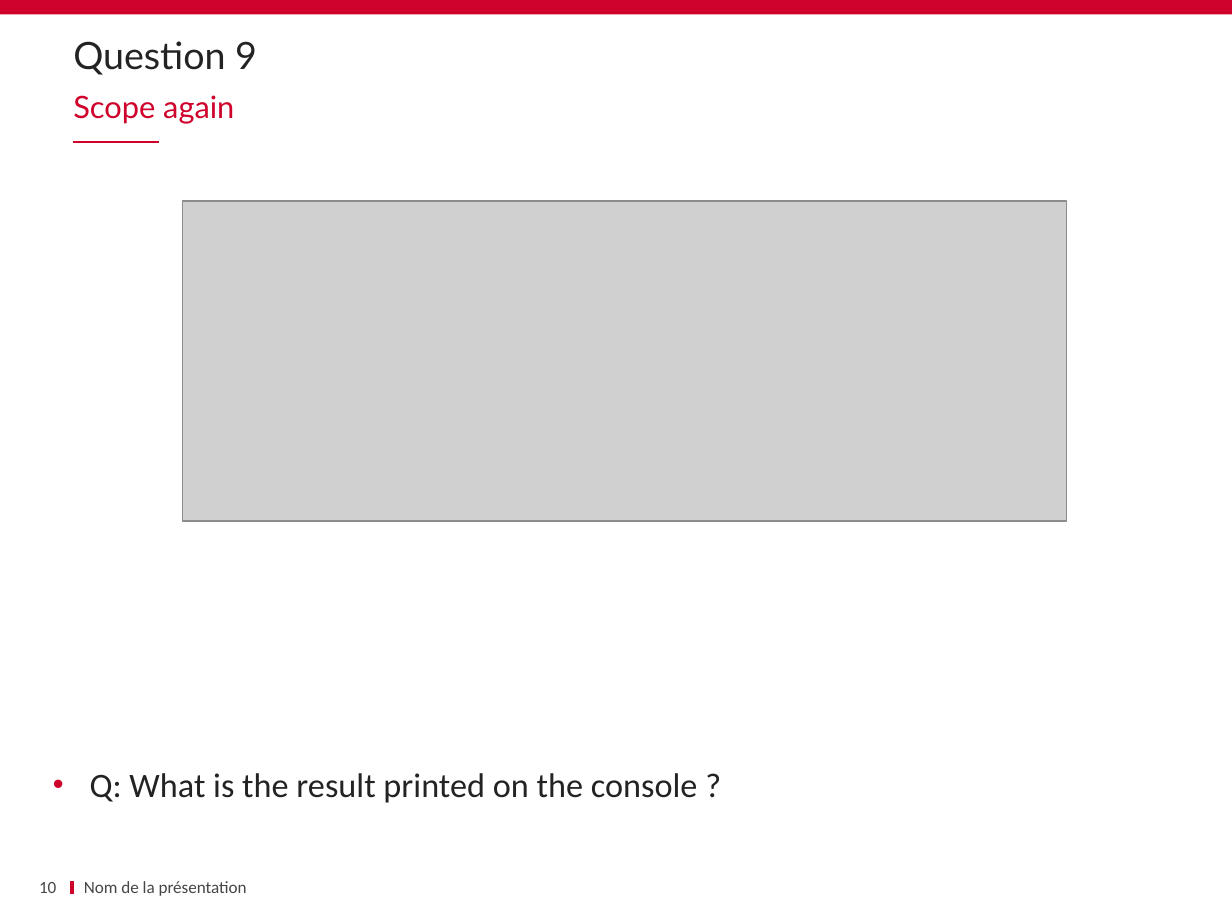
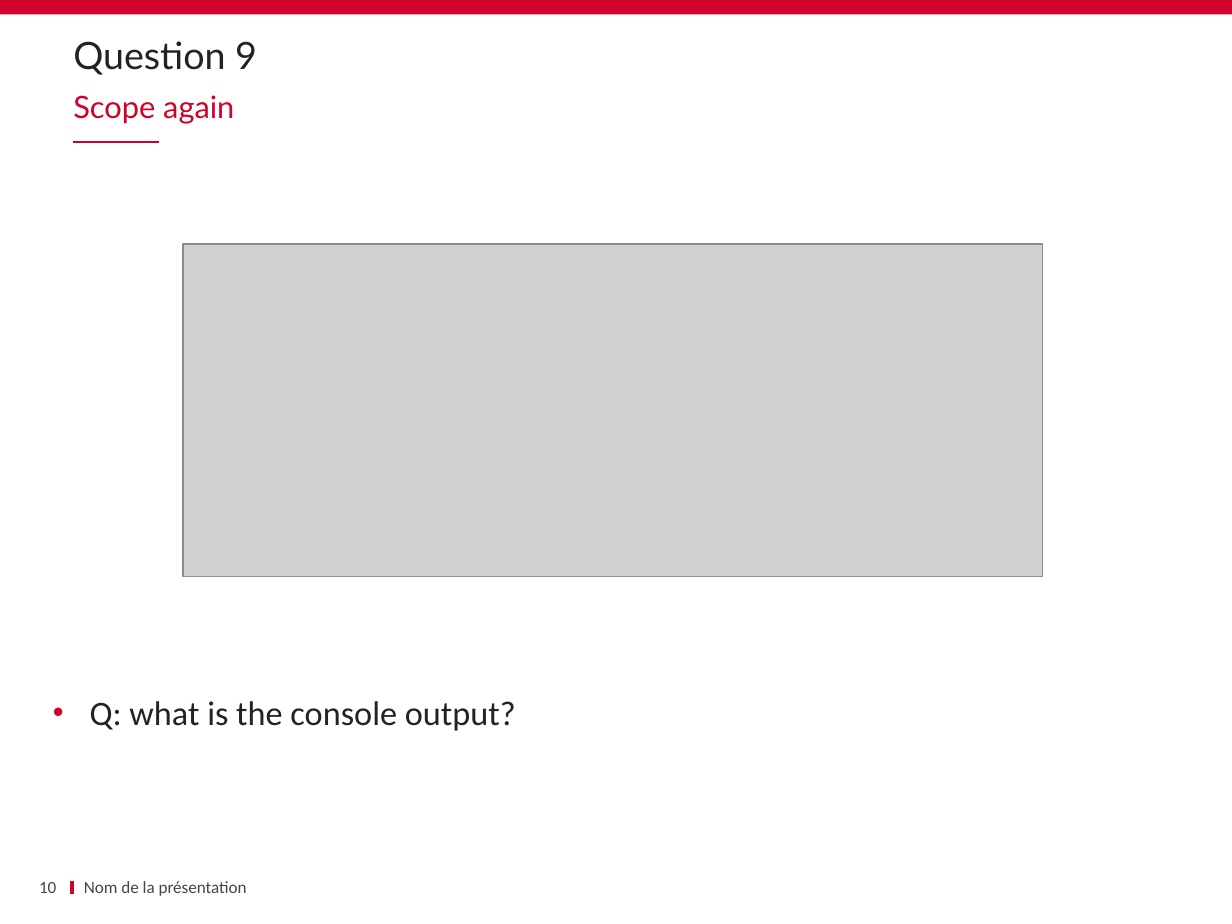
Before and after one commit to schassande/formation-angularjs1, a slide deck: slide 10 of Jour1/02 QCM/JS QCM.pptx. Drawn at 1232x924 pixels with LibreOffice and Linux fonts; fonts in the diff are those of the drawing; grey boxes stand for pictures; background and template pictures are left out. Boxes give left, top, right and bottom in pixels: in the first picture for what was removed or moved away, otherwise in the second. Text is boxed around its words. In the diff, an @@ line names an element or a change of style, - is before the commit and + after.

```diff
--- a/Jour1/02 QCM/JS QCM.pptx
+++ b/Jour1/02 QCM/JS QCM.pptx
@@ picture: place and size @@
-picture at bbox=[182, 201, 1067, 521]
+picture at bbox=[182, 244, 1042, 577]
@@ text at bbox=[90, 701, 516, 731]: text changed @@
-• Q: What is the result printed on the console ?
+• Q: what is the console output?
```
Also in this commit, not shown: 9 other slides changed, 10 other files.
